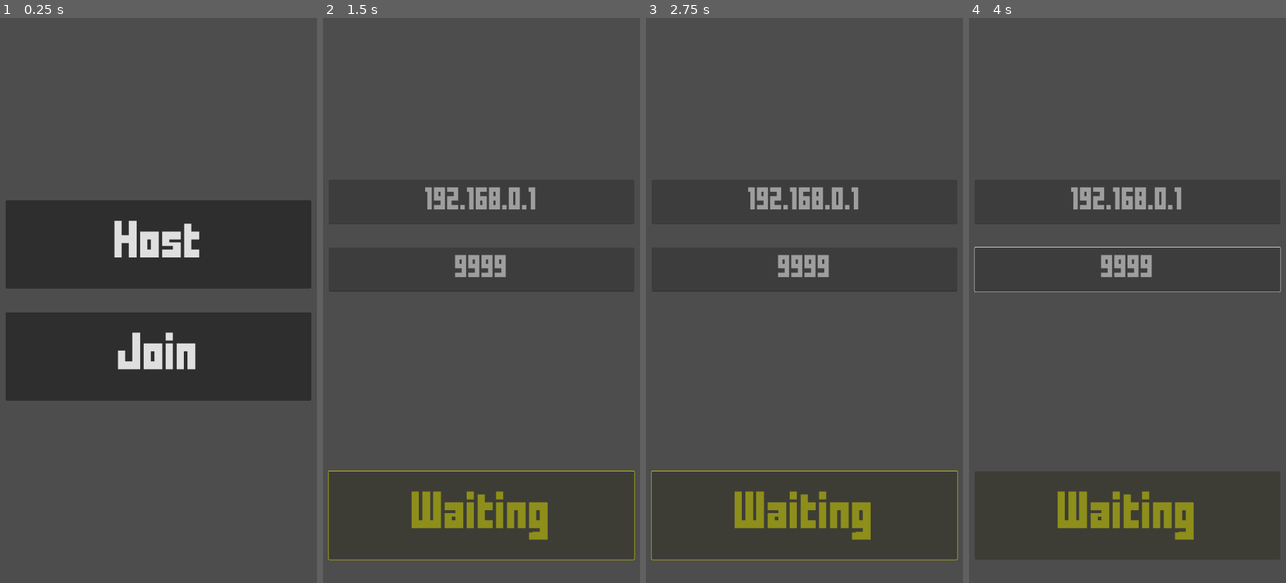
Above: before the commit, frames 1-4 (left to right).
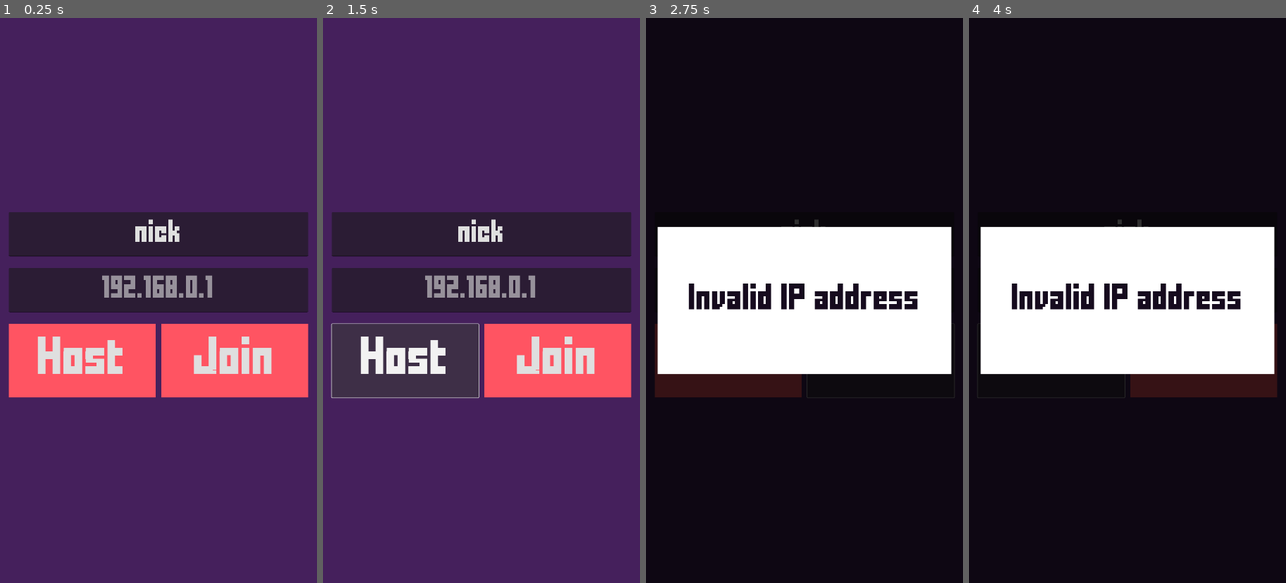
Above: after the commit, the same moments.

Repository: luiz734/godot-multiplayer-soccer
Game: Godot game, scene res://main.tscn
Two runs of this game, one before a commit and one after it. Both use one fixed random seed, a clock stepped at 60 frames per second and the inputs below. The engine's default icon, where the game draws it, is replaced by a stand-in: a white triangle on a blue panel in a dark square.
Inputs (mouse positions are in pixels of both pictures, inside the frame that each line leads up to):
- Up to frame 1 (0.25 s): no input
- Up to frame 2 (1.5 s): click "Host" at 0.5 s; click "Host" at 1.25 s
- Up to frame 3 (2.75 s): click (880, 362) at 2 s, where only the run after the commit has a clickable "Join"
- Up to frame 4 (4 s): move the mouse to (1197, 272) at 2.77 s; click (1197, 272) at 2.85 s; move the mouse to (1064, 328) at 3.52 s; click (1064, 328) at 3.6 s

The runs differ from the first frame. In frame 1, 91% of the frame differs, in the area x 0-100%, y 0-100%; in frame 2, 100%; in frame 3, 100%; in frame 4, 100%.
Error before the commit: Invalid access of index '0' on a base object of type: 'PackedStringArray'. (res://host_menu.gd:29)
Error after the commit: Out of bounds get index '1' (on base: 'PackedStringArray') (res://join_menu.gd:21)

Commit message:
Implement lobby

Diff:
--- /dev/null
+++ b/error_overlay.gd
@@ -0,0 +1,10 @@
+extends ColorRect
+class_name ErrorOverlay
+
+func _process(delta):
+    if Input.is_action_just_pressed("click"):
+        self.visible = false
+
+func show_error(msg: String):
+    visible = true
+    %ErrorMessage.text = msg
--- /dev/null
+++ b/error_overlay.tscn
@@ -0,0 +1,49 @@
+[gd_scene load_steps=3 format=3 uid="uid://du2xnwwps1gya"]
+
+[ext_resource type="Script" path="res://error_overlay.gd" id="1_v5v4f"]
+[ext_resource type="Theme" uid="uid://c0hqrg8kwi7ps" path="res://menu_theme.tres" id="1_yygfq"]
+
+[node name="ErrorOverlay" type="ColorRect"]
+anchors_preset = 15
+anchor_right = 1.0
+anchor_bottom = 1.0
+grow_horizontal = 2
+grow_vertical = 2
+theme = ExtResource("1_yygfq")
+color = Color(0, 0, 0, 0.788235)
+script = ExtResource("1_v5v4f")
+
+[node name="MarginContainer" type="MarginContainer" parent="."]
+layout_mode = 1
+anchors_preset = 15
+anchor_right = 1.0
+anchor_bottom = 1.0
+grow_horizontal = 2
+grow_vertical = 2
+theme_override_constants/margin_left = 40
+theme_override_constants/margin_top = 40
+theme_override_constants/margin_right = 40
+theme_override_constants/margin_bottom = 40
+
+[node name="CenterContainer" type="VBoxContainer" parent="MarginContainer"]
+layout_mode = 2
+theme_override_constants/separation = 30
+alignment = 1
+
+[node name="ColorRect" type="ColorRect" parent="MarginContainer/CenterContainer"]
+custom_minimum_size = Vector2(1000, 500)
+layout_mode = 2
+
+[node name="ErrorMessage" type="Label" parent="MarginContainer/CenterContainer/ColorRect"]
+unique_name_in_owner = true
+layout_mode = 1
+anchors_preset = 15
+anchor_right = 1.0
+anchor_bottom = 1.0
+grow_horizontal = 2
+grow_vertical = 2
+theme_override_colors/font_color = Color(0.0862745, 0.0431373, 0.117647, 1)
+text = "Error doing stuff"
+horizontal_alignment = 1
+vertical_alignment = 1
+autowrap_mode = 3
--- a/game.gd
+++ b/game.gd
@@ -1,12 +1,21 @@
 extends Node2D
 
+@onready var player1 = %Player1
+@onready var player2 = %Player2
 
+@onready var win_size = get_window().size
 # Called when the node enters the scene tree for the first time.
 func _ready():
     pass # Replace with function body.
-    print(Globals.multiplayer_peer)
+    #print(multiplayer.multiplayer_peer)
+    player1.self_modulate = Color(randf(), randf(), randf())
 
 
 # Called every frame. 'delta' is the elapsed time since the previous frame.
 func _process(delta):
-    pass
+    if not is_multiplayer_authority():
+        return
+    var mouse_pos = get_global_mouse_position()
+    if mouse_pos.x > win_size.x or mouse_pos.x < 0 or mouse_pos.y > win_size.y or mouse_pos.y < 0:
+        return
+    player2.position = mouse_pos
--- a/game.tscn
+++ b/game.tscn
@@ -1,6 +1,17 @@
-[gd_scene load_steps=2 format=3 uid="uid://cmdgeqsvqgd1"]
+[gd_scene load_steps=3 format=3 uid="uid://cmdgeqsvqgd1"]
 
 [ext_resource type="Script" path="res://game.gd" id="1_mrbiw"]
+[ext_resource type="Texture2D" uid="uid://djj3k7ryov4hn" path="res://icon.svg" id="2_h348t"]
 
 [node name="Game" type="Node2D"]
 script = ExtResource("1_mrbiw")
+
+[node name="Player1" type="Sprite2D" parent="."]
+unique_name_in_owner = true
+position = Vector2(304, 211)
+texture = ExtResource("2_h348t")
+
+[node name="Player2" type="Sprite2D" parent="."]
+unique_name_in_owner = true
+position = Vector2(304, 211)
+texture = ExtResource("2_h348t")
--- a/globals.gd
+++ b/globals.gd
@@ -5,3 +5,5 @@
         get_tree().quit(0)
 
 var multiplayer_peer
+var player1_id
+var player2_id
--- a/host_menu.gd
+++ b/host_menu.gd
@@ -21,6 +21,8 @@
             button_host.self_modulate = Color.GREEN
             button_host.text = "Start Game"
             button_host.disabled = false
+            Globals.player1_id = multiplayer_peer.get_unique_id()
+            Globals.player2_id = id
             start_game.rpc()
         )
     )
--- a/join_menu.gd
+++ b/join_menu.gd
@@ -2,51 +2,73 @@
 
 var game_prefab = preload("res://game.tscn")
 @onready var button_join: Button = %ButtonJoin
+@onready var button_host: Button = %ButtonHost
 @onready var ip: LineEdit = %IP
-@onready var port: LineEdit = %Port
+@onready var nickname: LineEdit = %Nickname
+@onready var lobby: Lobby = %Lobby
+@onready var network = %Network
 
-var multiplayer_peer
-const MIN_PORT = 1023
-const MAX_PORT = 65535
+
+@onready var error_overlay: ErrorOverlay = %ErrorOverlay
+
+const PORT = 55667
 
 func _ready():
-    multiplayer_peer = ENetMultiplayerPeer.new()
-    button_join.pressed.connect(func():
+    #get_tree().paused = true
+    button_join.pressed.connect(on_join_pressed)
+    button_host.pressed.connect(on_host_pressed)
+    ip.text_changed.connect(on_ip_text_changed)
+    ip.text = IP.get_local_addresses()[1]
 
-        if not ip.text.is_valid_ip_address():
-            var copy = ip.text
-            ip.text = "invalid IP"
-            await  get_tree().create_timer(0.5).timeout
-            ip.text = copy
-            return
+func start_game():
+    network.hide()
+    lobby.show()
+    #get_tree().paused = false
 
-        if int(port.text) < MIN_PORT or int(port.text) > MAX_PORT:
-            var copy = port.text
-            port.text = "invalid port"
-            await  get_tree().create_timer(0.5).timeout
-            port.text = copy
-            return
+func on_peer_connected(id):
+    # For some reason, the delay is necessary or doesn't work as expected
+    await get_tree().create_timer(0.2).timeout
+    set_host_nickname.rpc_id(id, nickname.text)
 
-        ## TODO: validate ip and port
-        var err = multiplayer_peer.create_client(ip.text, int(port.text))
-        multiplayer.multiplayer_peer = multiplayer_peer
-        multiplayer.connection_failed.connect(func():
-            pass
-        )
+func on_host_pressed():
+    if not ip.text.is_valid_ip_address():
+        error_overlay.show_error("Invalid IP address")
+        return
+    var peer = ENetMultiplayerPeer.new()
+    peer.create_server(PORT)
+    if peer.get_connection_status() == MultiplayerPeer.CONNECTION_DISCONNECTED:
+        error_overlay.show_error("Failed to start multiplayer server")
+        return
+    peer.peer_connected.connect(on_peer_connected)
+    multiplayer.multiplayer_peer = peer
+    lobby.set_player_one(nickname.text)
+    start_game()
 
-        multiplayer_peer.peer_connected.connect(func(id):
-            print_debug("client connected")
-            button_join.self_modulate = Color.YELLOW
-            button_join.text = "Waiting host"
-            button_join.disabled = true
-        )
-    )
-    ip.text_changed.connect(on_ip_text_changed)
+func on_join_pressed():
+    if not ip.text.is_valid_ip_address():
+        error_overlay.show_error("Invalid IP address")
+        return
+    var peer = ENetMultiplayerPeer.new()
+    peer.create_client(ip.text, PORT)
+    if peer.get_connection_status() == MultiplayerPeer.CONNECTION_DISCONNECTED:
+        error_overlay.show_error("Failed to start multiplayer client.")
+        return
+    print_debug(peer.get_unique_id())
+    multiplayer.multiplayer_peer = peer
+    lobby.set_player_two(nickname.text)
+    start_game()
 
-    var addrs = IP.get_local_addresses()
-    ip.text = addrs[0]
-    port.text = str(33557)
 
+@rpc("authority", "call_remote", "reliable")
+func set_host_nickname(nick):
+    lobby.set_player_one(nick)
+    set_player_two_nickname.rpc(nickname.text)
+
+@rpc("any_peer", "call_remote", "reliable")
+func set_player_two_nickname(nick):
+    # For some reason, the delay is necessary or doesn't work as expected
+    await get_tree().create_timer(0.2).timeout
+    lobby.set_player_two(nick)
 
 func on_ip_text_changed(t: String):
     var numbers_and_dots = ""
@@ -54,11 +76,5 @@
         if c.is_valid_int() or c == ".":
             numbers_and_dots += c
     t = numbers_and_dots
-
     ip.text = t
     ip.caret_column = len(t)
-
-@rpc("call_local", "authority")
-func start_game():
-    Globals.multiplayer_peer = multiplayer_peer
-    get_tree().change_scene_to_packed(game_prefab)
--- a/join_menu.tscn
+++ b/join_menu.tscn
@@ -1,66 +1,106 @@
-[gd_scene load_steps=3 format=3 uid="uid://dml7wnhlc8j18"]
+[gd_scene load_steps=6 format=3 uid="uid://dml7wnhlc8j18"]
 
 [ext_resource type="Theme" uid="uid://c0hqrg8kwi7ps" path="res://menu_theme.tres" id="1_5ir5l"]
 [ext_resource type="Script" path="res://join_menu.gd" id="2_70te2"]
+[ext_resource type="PackedScene" uid="uid://du2xnwwps1gya" path="res://error_overlay.tscn" id="3_dp6jj"]
+[ext_resource type="PackedScene" uid="uid://j2jw4a50kapn" path="res://lobby.tscn" id="4_2wpd0"]
+[ext_resource type="Texture2D" uid="uid://djj3k7ryov4hn" path="res://icon.svg" id="4_kkh70"]
 
-[node name="HostMenu" type="Control"]
+[node name="Main" type="Node2D"]
+
+[node name="Icon" type="Sprite2D" parent="."]
+position = Vector2(487, 861)
+texture = ExtResource("4_kkh70")
+
+[node name="UI" type="Control" parent="."]
+unique_name_in_owner = true
+custom_minimum_size = Vector2(1080, 1920)
 layout_mode = 3
-anchors_preset = 15
-anchor_right = 1.0
-anchor_bottom = 1.0
-grow_horizontal = 2
-grow_vertical = 2
+anchors_preset = 0
+offset_right = 1080.0
+offset_bottom = 1920.0
+size_flags_horizontal = 4
 theme = ExtResource("1_5ir5l")
 script = ExtResource("2_70te2")
 
-[node name="MarginContainer" type="MarginContainer" parent="."]
+[node name="ColorRect" type="ColorRect" parent="UI"]
 layout_mode = 1
 anchors_preset = 15
 anchor_right = 1.0
 anchor_bottom = 1.0
 grow_horizontal = 2
 grow_vertical = 2
-theme_override_constants/margin_left = 20
-theme_override_constants/margin_top = 20
-theme_override_constants/margin_right = 20
-theme_override_constants/margin_bottom = 80
+color = Color(0.271265, 0.125516, 0.361661, 1)
 
-[node name="VBoxContainer" type="VBoxContainer" parent="MarginContainer"]
+[node name="Network" type="MarginContainer" parent="UI"]
+unique_name_in_owner = true
+layout_mode = 1
+anchors_preset = 15
+anchor_right = 1.0
+anchor_bottom = 1.0
+grow_horizontal = 2
+grow_vertical = 2
+theme_override_constants/margin_left = 30
+theme_override_constants/margin_top = 60
+theme_override_constants/margin_right = 30
+theme_override_constants/margin_bottom = 30
+
+[node name="UIComponents" type="VBoxContainer" parent="UI/Network"]
 layout_mode = 2
-theme_override_constants/separation = 80
+theme_override_constants/separation = 40
 alignment = 1
 
-[node name="Spacer" type="Control" parent="MarginContainer/VBoxContainer"]
-layout_mode = 2
-size_flags_vertical = 3
-
-[node name="IP" type="LineEdit" parent="MarginContainer/VBoxContainer"]
+[node name="Nickname" type="LineEdit" parent="UI/Network/UIComponents"]
 unique_name_in_owner = true
 custom_minimum_size = Vector2(0, 150)
 layout_mode = 2
+size_flags_horizontal = 3
+text = "nick"
+placeholder_text = "nickname"
+alignment = 1
+max_length = 15
+virtual_keyboard_type = 2
+select_all_on_focus = true
+
+[node name="NetworkInput" type="HBoxContainer" parent="UI/Network/UIComponents"]
+layout_mode = 2
+theme_override_constants/separation = 20
+
+[node name="IP" type="LineEdit" parent="UI/Network/UIComponents/NetworkInput"]
+unique_name_in_owner = true
+custom_minimum_size = Vector2(0, 150)
+layout_mode = 2
+size_flags_horizontal = 3
 placeholder_text = "192.168.0.1"
 alignment = 1
 max_length = 15
 virtual_keyboard_type = 2
 select_all_on_focus = true
 
-[node name="Port" type="LineEdit" parent="MarginContainer/VBoxContainer"]
+[node name="Buttons" type="HBoxContainer" parent="UI/Network/UIComponents"]
+layout_mode = 2
+theme_override_constants/separation = 20
+
+[node name="ButtonHost" type="Button" parent="UI/Network/UIComponents/Buttons"]
 unique_name_in_owner = true
-custom_minimum_size = Vector2(0, 150)
+custom_minimum_size = Vector2(0, 250)
 layout_mode = 2
-text = "33557"
-placeholder_text = "33557"
-alignment = 1
-max_length = 5
-virtual_keyboard_type = 2
-select_all_on_focus = true
+size_flags_horizontal = 3
+text = "Host"
 
-[node name="Spacer2" type="Control" parent="MarginContainer/VBoxContainer"]
+[node name="ButtonJoin" type="Button" parent="UI/Network/UIComponents/Buttons"]
+unique_name_in_owner = true
+custom_minimum_size = Vector2(0, 250)
 layout_mode = 2
-size_flags_vertical = 3
+size_flags_horizontal = 3
+text = "Join"
 
-[node name="ButtonJoin" type="Button" parent="MarginContainer/VBoxContainer"]
+[node name="Lobby" parent="UI" instance=ExtResource("4_2wpd0")]
 unique_name_in_owner = true
-custom_minimum_size = Vector2(0, 300)
-layout_mode = 2
-text = "Join"
+visible = false
+layout_mode = 1
+
+[node name="ErrorOverlay" parent="UI" instance=ExtResource("3_dp6jj")]
+unique_name_in_owner = true
+visible = false
+layout_mode = 1
--- /dev/null
+++ b/lobby.gd
@@ -0,0 +1,29 @@
+extends MarginContainer
+class_name Lobby
+
+@onready var player_one: Label = %PlayerOne
+@onready var player_two: Label = %PlayerTwo
+@onready var timer: Timer = $Timer
+
+func set_player_one(nickname: String):
+    player_one.text = nickname
+    timer.timeout.connect(update_waiting)
+    timer.start()
+
+func set_player_two(nickname: String):
+    player_two.text = nickname
+    timer.stop()
+
+func update_waiting():
+    if player_two.text.begins_with("waiting"):
+        if len(player_two.text) < 10:
+            player_two.text += "."
+        else:
+            player_two.text = "waiting"
+        timer.start()
+    if player_one.text.begins_with("waiting"):
+        if len(player_one.text) < 10:
+            player_one.text += "."
+        else:
+            player_one.text = "waiting"
+        timer.start()
--- /dev/null
+++ b/lobby.tscn
@@ -0,0 +1,56 @@
+[gd_scene load_steps=3 format=3 uid="uid://j2jw4a50kapn"]
+
+[ext_resource type="Theme" uid="uid://c0hqrg8kwi7ps" path="res://menu_theme.tres" id="1_2e2bs"]
+[ext_resource type="Script" path="res://lobby.gd" id="1_ypfqu"]
+
+[node name="Lobby" type="MarginContainer"]
+anchors_preset = 15
+anchor_right = 1.0
+anchor_bottom = 1.0
+grow_horizontal = 2
+grow_vertical = 2
+theme = ExtResource("1_2e2bs")
+theme_override_constants/margin_left = 30
+theme_override_constants/margin_top = 80
+theme_override_constants/margin_right = 30
+theme_override_constants/margin_bottom = 30
+script = ExtResource("1_ypfqu")
+
+[node name="UIComponents" type="VBoxContainer" parent="."]
+layout_mode = 2
+theme_override_constants/separation = 40
+alignment = 1
+
+[node name="Label" type="Label" parent="UIComponents"]
+layout_mode = 2
+text = "GET READY!"
+horizontal_alignment = 1
+
+[node name="PlayerList" type="VBoxContainer" parent="UIComponents"]
+layout_mode = 2
+size_flags_vertical = 3
+theme_override_constants/separation = 100
+alignment = 1
+
+[node name="PlayerOne" type="Label" parent="UIComponents/PlayerList"]
+unique_name_in_owner = true
+layout_mode = 2
+text = "waiting..."
+horizontal_alignment = 1
+vertical_alignment = 1
+
+[node name="Label2" type="Label" parent="UIComponents/PlayerList"]
+layout_mode = 2
+text = "VS"
+horizontal_alignment = 1
+vertical_alignment = 1
+
+[node name="PlayerTwo" type="Label" parent="UIComponents/PlayerList"]
+unique_name_in_owner = true
+layout_mode = 2
+text = "waiting..."
+horizontal_alignment = 1
+vertical_alignment = 1
+
+[node name="Timer" type="Timer" parent="."]
+wait_time = 0.5
--- a/main.gd
+++ b/main.gd
@@ -1,7 +1,7 @@
 extends Node2D
 
 
-@onready var menu_network_prefab: PackedScene = load("res://network_menu.tscn")
+@onready var menu_network_prefab: PackedScene = load("res://join_menu.tscn")
 
 # Called when the node enters the scene tree for the first time.
 func _ready():
--- a/menu_theme.tres
+++ b/menu_theme.tres
@@ -1,8 +1,13 @@
-[gd_resource type="Theme" load_steps=2 format=3 uid="uid://c0hqrg8kwi7ps"]
+[gd_resource type="Theme" load_steps=3 format=3 uid="uid://c0hqrg8kwi7ps"]
 
 [ext_resource type="FontFile" uid="uid://p42yca6ye8pg" path="res://fonts/fffforwad.ttf" id="1_t30o2"]
+
+[sub_resource type="StyleBoxFlat" id="StyleBoxFlat_rysik"]
+bg_color = Color(1, 0.328029, 0.384277, 1)
 
 [resource]
 default_font = ExtResource("1_t30o2")
 default_font_size = 100
+Button/styles/normal = SubResource("StyleBoxFlat_rysik")
+Label/font_sizes/font_size = 70
 LineEdit/font_sizes/font_size = 60
--- a/project.godot
+++ b/project.godot
@@ -23,7 +23,7 @@
 
 window/size/viewport_width=1080
 window/size/viewport_height=1920
-window/stretch/mode="canvas_items"
+window/stretch/mode="viewport"
 window/handheld/orientation=1
 
 [editor_plugins]
@@ -37,6 +37,11 @@
 "events": [Object(InputEventKey,"resource_local_to_scene":false,"resource_name":"","device":-1,"window_id":0,"alt_press …(182 unchanged characters)…
 ]
 }
+click={
+"deadzone": 0.5,
+"events": [Object(InputEventMouseButton,"resource_local_to_scene":false,"resource_name":"","device":-1,"window_id":0,"alt_pressed":false,"shift_pressed":false,"ctrl_pressed":false,"meta_pressed":false,"button_mask":0,"position":Vector2(0, 0),"global_position":Vector2(0, 0),"factor":1.0,"button_index":1,"canceled":false,"pressed":false,"double_click":false,"script":null)
+]
+}
 
 [rendering]
 
